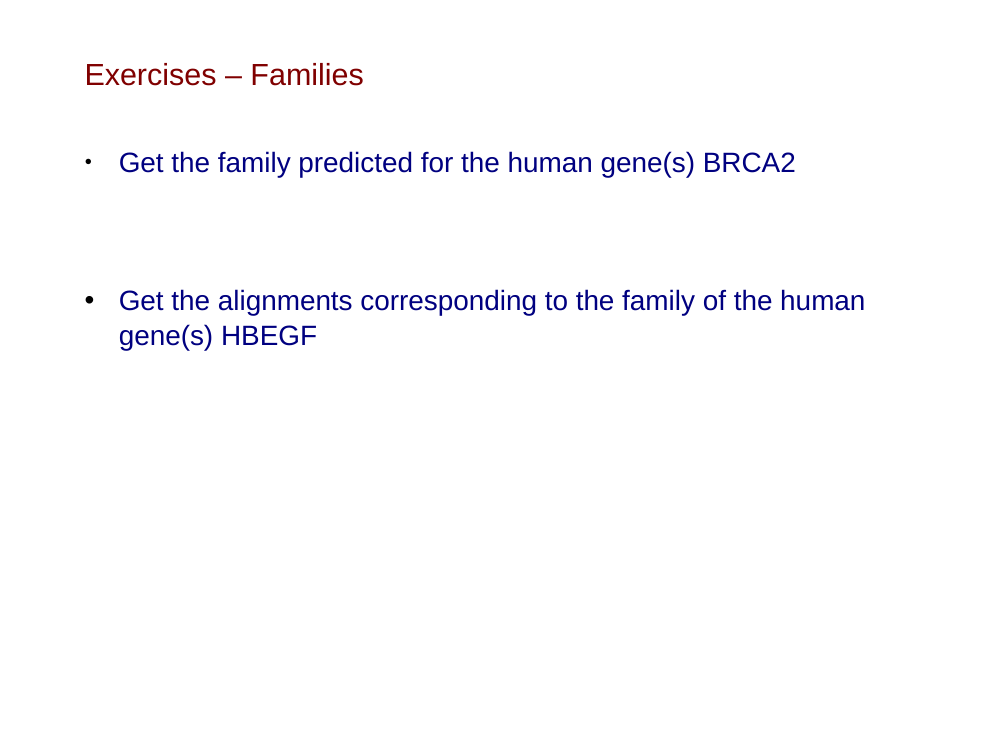
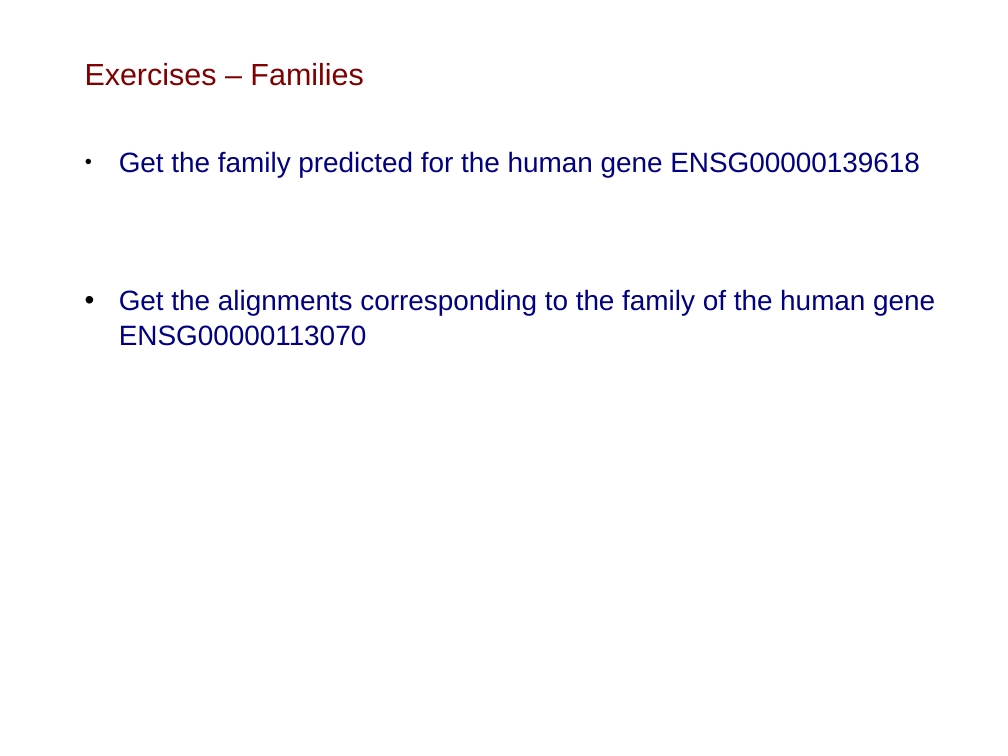
Before and after one commit to Ensembl/ensembl-compara, a slide deck: slide 15 of docs/API_workshop_slides.gene_part.odp (slide 16 before the commit). Drawn at 1008x756 pixels with LibreOffice and Linux fonts; fonts in the diff are those of the drawing; background and template pictures are left out. Boxes give left, top, right and bottom in pixels: in the first picture for what was removed or moved away, otherwise in the second. Text is boxed around its words. In the diff, an @@ line names an element or a change of style, - is before the commit and + after.

```diff
--- a/docs/API_workshop_slides.gene_part.odp
+++ b/docs/API_workshop_slides.gene_part.odp
@@ text at [119,151,935,346]: text changed @@
-● Get the family predicted for the human gene(s) BRCA2
-• Get the alignments corresponding to the family of the human gene(s) HBEGF
+● Get the family predicted for the human gene ENSG00000139618
+• Get the alignments corresponding to the family of the human gene ENSG00000113070
```
Also in this commit, not shown: 11 other slides changed, 1 slide removed, 3 other files.
